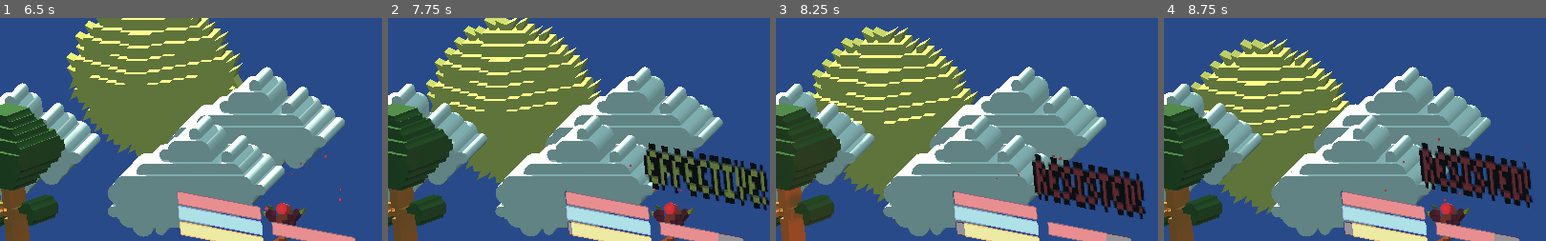
Above: before the commit, frames 1-4 (left to right).
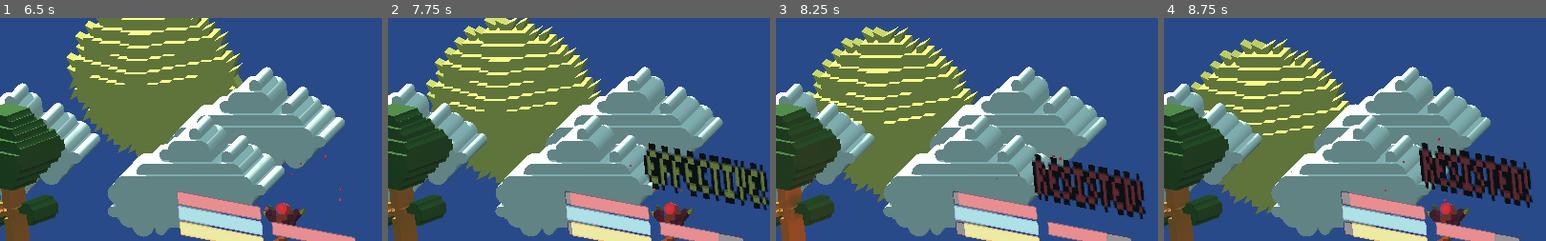
Above: after the commit, the same moments.

Repository: matt-cles/item-assistant
Game: Godot game, scene res://scenes/Main.tscn
Two runs of this game, one before a commit and one after it. Both use one fixed random seed, a clock stepped at 60 frames per second and the inputs below.
Inputs (mouse positions are % of the whole screen's width and height, from its top left):
- Up to frame 1 (6.5 s): click "Start Game" at 0.5 s; tap Enter (ui_accept) at 1.25, 1.52, 2.27, 3.77, 4.52, 5.27 s; move the mouse to (72, 45) at 1.27 s; hold Right (ui_right) 1.28-2.03 s; move the mouse to (30, 55) at 2.02 s; hold Left (ui_left) 2.03-2.78 s; move the mouse to (60, 28) at 2.77 s; hold Right (ui_right) 2.78-4.28 s; move the mouse to (45, 70) at 3.52 s; move the mouse to (80, 65) at 4.27 s; hold Left (ui_left) from 4.28 s (still down); move the mouse to (20, 35) at 5.02 s; move the mouse to (55, 50) at 5.77 s
- Up to frame 2 (7.75 s): move the mouse to (35, 25) at 6.52 s; release Left (ui_left) at 6.53 s; hold Right (ui_right) from 6.53 s (still down); tap Enter (ui_accept) at 6.77, 7.52 s; move the mouse to (72, 45) at 7.27 s
- Up to frame 3 (8.25 s): keep holding Right (ui_right); move the mouse to (30, 55) at 8.02 s
- Up to frame 4 (8.75 s): keep holding Right (ui_right); tap Enter (ui_accept) at 8.27 s
The pictures show only the part of the screen within x 0-50%, y 0-50%; the shares and areas given below are measured in that part.

Frame 1 is identical in both runs. In frame 2, less than 0.1% of the frame differs, in the area x 46-48%, y 77-85%; in frame 3, less than 0.1%; in frame 4, 0.1%, in the area x 46-49%, y 77-85%.

Commit message:
modify balance settings

Diff:
--- a/scripts/Enemy.gd
+++ b/scripts/Enemy.gd
@@ -1,6 +1,6 @@
 extends Spatial
 
-onready var settings = get_tree().get_nodes_in_group("settings")[0]
+onready var settings:Settings = get_tree().get_nodes_in_group("settings")[0]
 onready var events:Node = get_tree().get_nodes_in_group('events')[0]
 onready var spawn_point = get_tree().get_nodes_in_group('enemy_spawn_point')[0]
 onready var weapons = get_tree().get_nodes_in_group('weapon')
@@ -88,7 +88,7 @@
 	$StatusBars/HealthBarSprite/Viewport/HealthBar.max_value = health
 	$StatusBars/HealthBarSprite/Viewport/HealthBar.value = health
 	$StatusBars/HealthBarSprite.visible = true
-	damage_ratio = level / 10.0
+	damage_ratio = level
 	translation = Vector3.ZERO
 	$AnimationPlayer.play("walk")
 
@@ -118,7 +118,7 @@
 	if not moving and not dead and not hero_dead:
 		$AnimationPlayer.play("attack")
 		yield($AnimationPlayer, "animation_finished")
-		var damage = weapon.damage * damage_ratio
+		var damage = weapon.damage * settings.difficulty_increment * damage_ratio
 		events.emit_signal("damage_hero", damage)
 		events.emit_signal("hero_turn")
 
